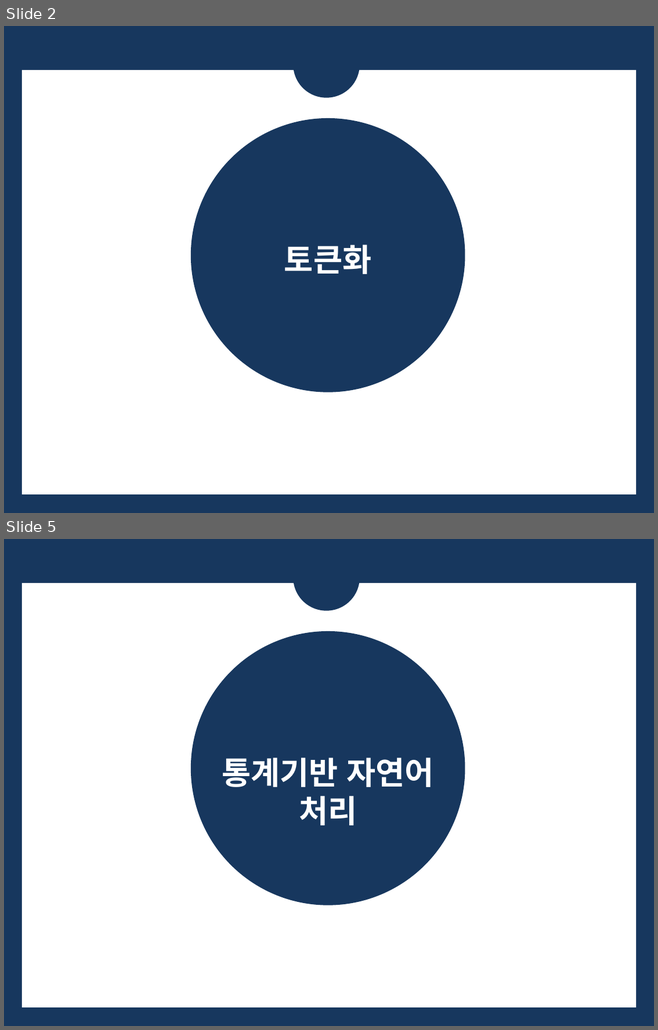
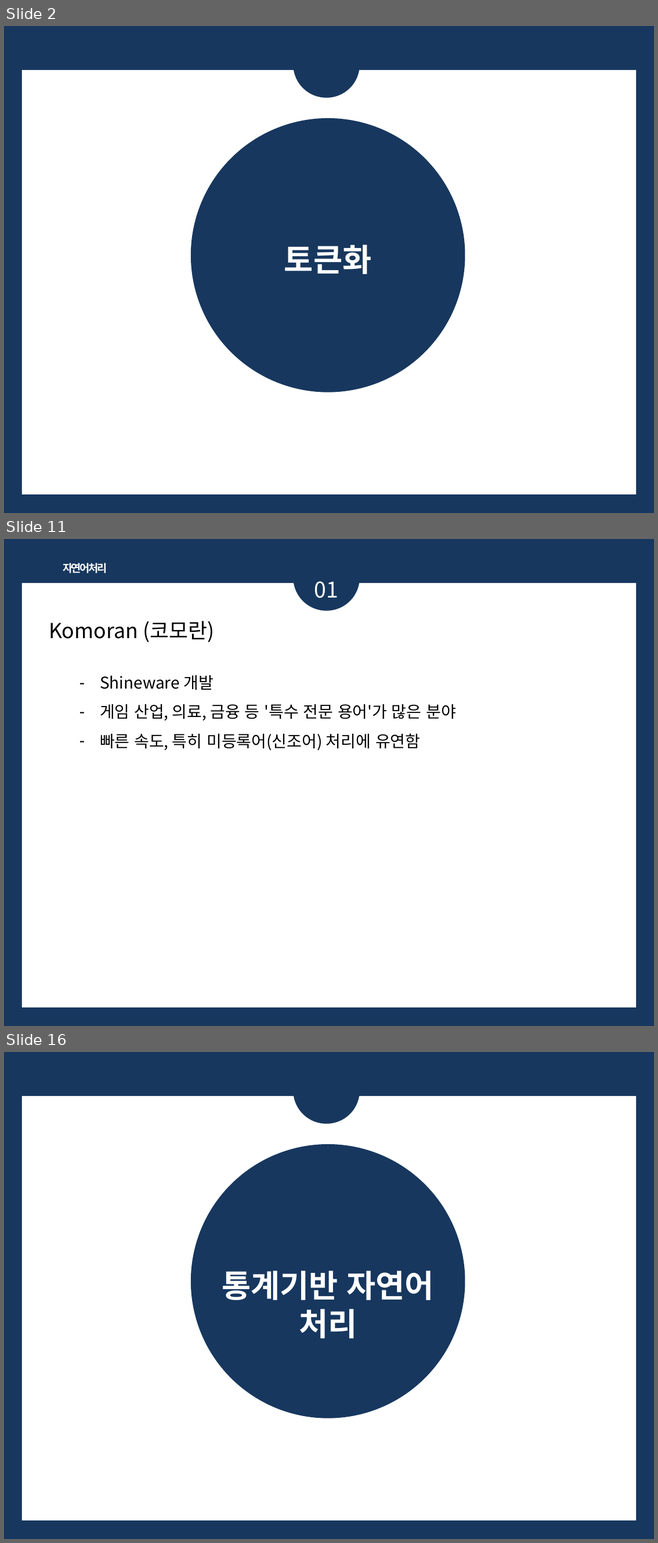
Before and after one commit to bsmoon-86/multicam_2025, a slide deck: PPT/자연어처리_정리.pptx. Shown one above the other, each under a label of ours: slides 2 and 5 before the commit, slides 2, 11 and 16 after it; the slides between them are not shown. The pictures are 658x1030 and 658x1543 pixels, drawn with LibreOffice and Linux fonts; fonts in the diff are those of the drawing. Boxes give left, top, right and bottom in pixels: in the first picture for what was removed or moved away, otherwise in the second. Text is boxed around its words. In the diff, an @@ line names an element or a change of style, - is before the commit and + after.

```diff
--- a/PPT/자연어처리_정리.pptx
+++ b/PPT/자연어처리_정리.pptx
@@ slide 11 added at bbox=[4, 539, 654, 1026], background #17375E; not listed: 1 template element that a slide beside it also shows @@
@@ ellipse added at bbox=[293, 544, 360, 610], fill #17375E @@
@@ text added at bbox=[63, 563, 107, 573], 12 pt, text #FFFFFF, bold @@
+자연어처리
@@ text added at bbox=[314, 581, 338, 598], 24 pt, text #FFFFFF @@
+01
@@ text added at bbox=[49, 621, 214, 642], 23 pt, text #000000 @@
+Komoran (코모란)
@@ text added at bbox=[100, 675, 456, 751], 18 pt, text #000000 @@
+– Shineware 개발
+– 게임 산업, 의료, 금융 등 '특수 전문 용어'가 많은 분야
+– 빠른 속도, 특히 미등록어(신조어) 처리에 유연함
@@ what was slide 5 is now slide 16 @@
```
Also in this commit, not shown: 2 slides changed, 10 other slides added, 1 other file.
